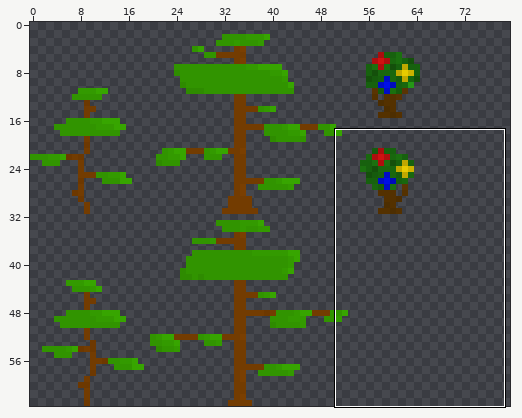
One commit to this sprite sheet: CatAttackUnityProject/Assets/Sprites/Vegetation/Saplings/ForestSaplings.png. The picture above shows the old version from afar; the outline marks the close-up.
Close-up. First the earlier version:
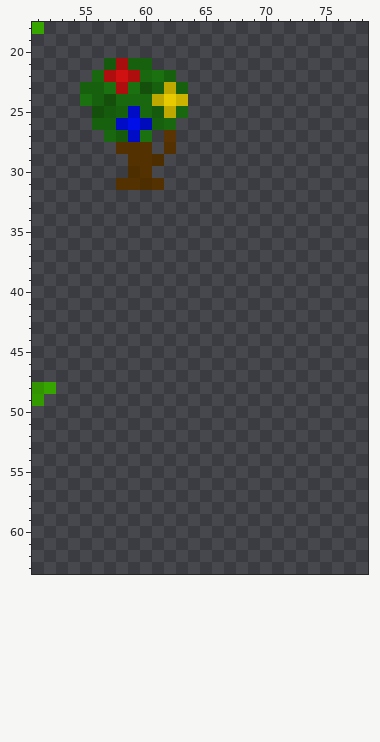
The file is 256x64 pixels. Colours within 5 levels of each other are drawn and written as one. Shown: x 51..78, y 18..63. The wide view leaves out empty margins.
After:
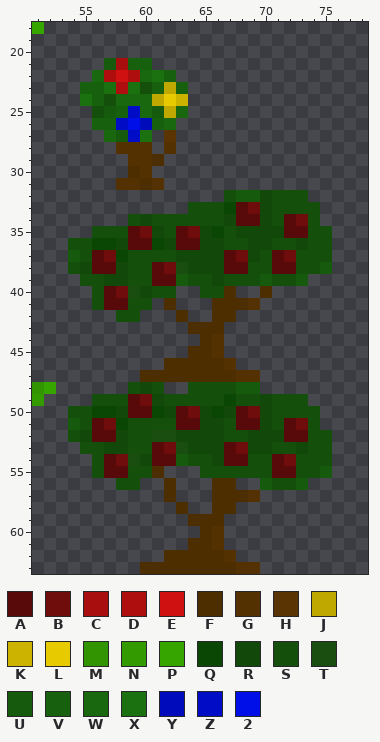
Palette (. is transparent): A #580a0a  B #6f0d0d  C #a80e0e  D #af0e0e  E #d01111  F #4d2e01  G #543100  H #5a3403  J #bfa800  K #cbb300  L #e7cb00  M #319400  N #339a00  P #37a500  Q #0a4704  R #12490a  S #14500b  T #1a4d10  U #165b0d  V #17610e  W #19670e  X #1b700f  Y #000bbb  Z #000cc6  2 #000ee7
Message: Forest Saplings sprite added red berry bush
Diff:
Changed rows in their new state; - is an unchanged pixel.
first column x 54:
32 -------------SUURSSS--
33 ----------SSSQABRSSSS-
34 -----SRSSSSSSRAARSABS-
35 --SSSABRSABRQSRRRRAASS
36 SSQQRAAQRAARRSSRRSSRSS
37 USABQSSSSRRRRABRSABSSS
38 SRAARSSABTRRRAASSAASSU
39 -SSRRSSAAUSSRSSSUSSU--
40 --SABTRSS--SSF--F-----
41 --SAASS-F---FFFG------
42 ----SS---F--FF--------
43 ----------FFF---------
44 -----------FG---------
45 ----------FFG---------
46 --------FFFFFG--------
47 ------FFFFFFFFGG------
48 -----SRS--SSSSUU------
49 --SSSABRSSSSSQSSRSSS--
50 SSQQRAAQRABRQRABRSSSS-
51 USABQSSSSAARRSAARSABS-
52 SRAARSSTTRRRRSSRRRAASS
53 -SSRRSSABTRRRABRRSSRSS
54 --SABTRAAUSSRAASSABSSS
55 --SAASSF---SSSSSSAASSU
56 ----SS--F---FF--USSU--
57 --------F---FFFG------
58 ---------F--FF--------
59 ----------FFF---------
60 -----------FG---------
61 ----------FFG---------
62 --------FFFFFG--------
63 ------FFFFFFFFGG------
Changed places in both close-ups, as pixel boxes (x1, y1, x2, y2):
added: (68, 190, 332, 574)
